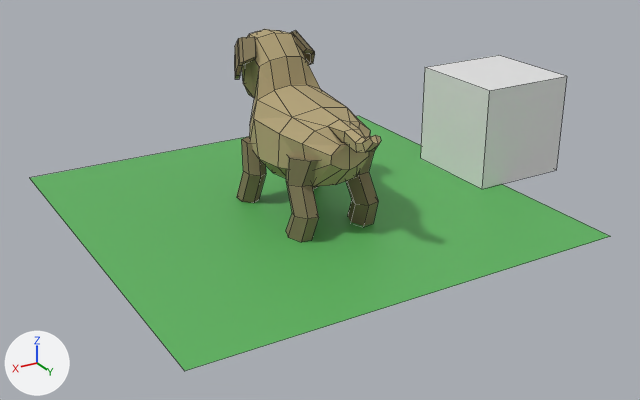
One commit to the Blender file blender/golden-retriever.blend: the scene before it, then after it.
One viewpoint serves both versions: a 50 mm camera at (3.78, 6.7, 3.35) aimed at (-0.13, 0.19, 0.09). Lighting does not change. The marker at lower left points along +X, +Y and +Z. Mesh edges are drawn as thin lines.

Names of what the first picture shows: 'Plane', 'body', 'ear', 'front-leg', 'one-meter', 'rear-leg'.
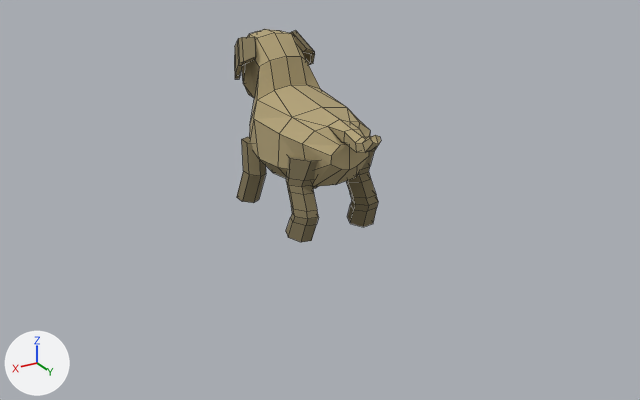
The change, as a list of edits to the scene's bpy script:
```text
Change me_cylinder_001:
    used by ob_rear_leg; location = (0.293, 0.588, 0.349)
    remove me_cylinder_001.from_pydata(...)  # 24 vertices, 20 faces; spans x -0.184..0.133, y -0.215..0.215, z -0.369..0.409
    add me_cylinder_001.from_pydata(...)  # 48 vertices, 44 faces; spans x -0.184..0.133, y -0.215..0.215, z -0.369..0.409
    me_cylinder_001 part 1
    18 faces are deleted
    24 vertices are added at x -0.127..0.122, y -0.197..0.188, z -0.212..0.205
    42 new faces join them
Change ob_one_meter:
    add ob_one_meter.hide_set(True)
Change ob_plane:
    add ob_plane.hide_set(True)
```

Boxes (x1, y1, x2, y2) around the edits, measured in the pictures (640 x 400 px):
'Plane', hidden (green)
    before: (30, 116, 611, 371)
'one-meter', hidden
    before: (421, 55, 567, 189)
part 1 of me_cylinder_001, built on
    both: (286, 151, 378, 242)
